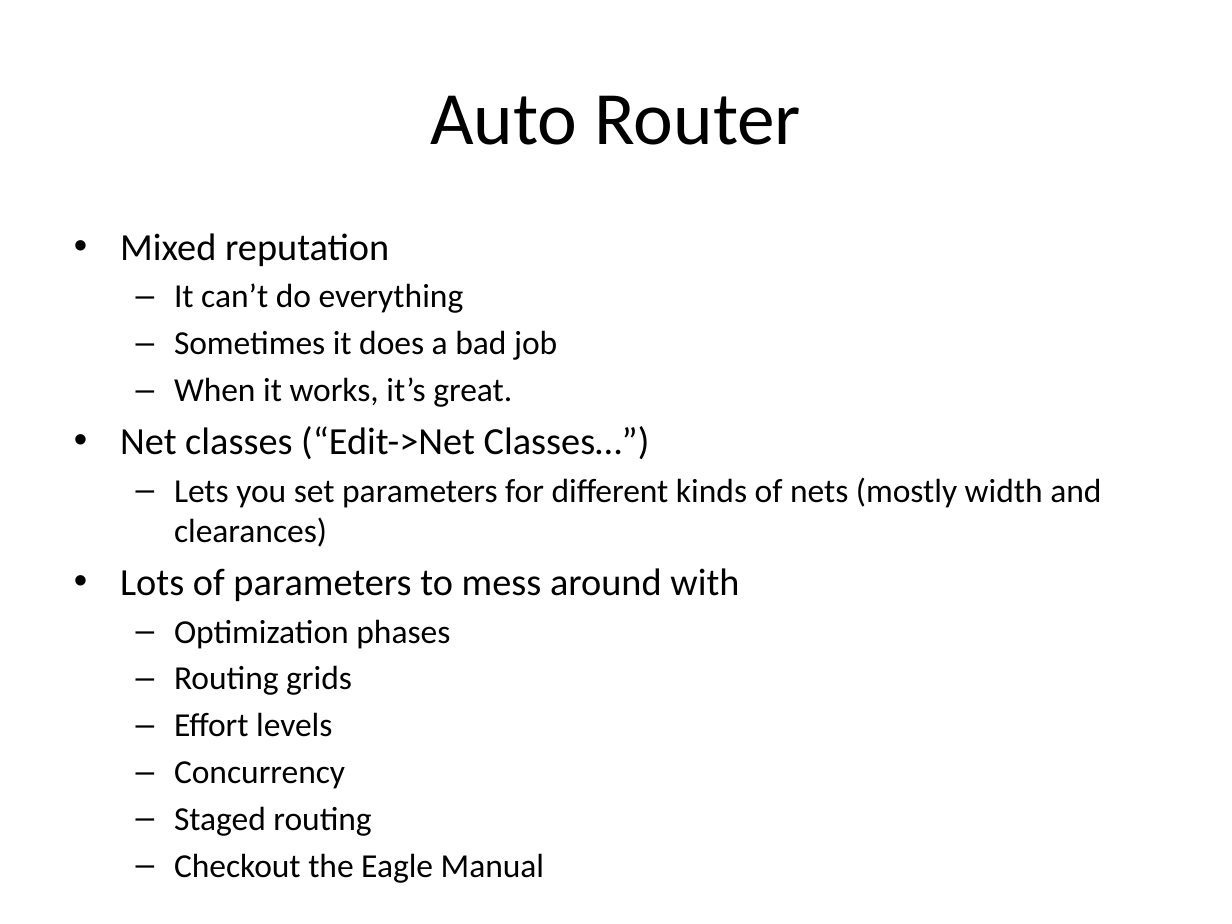
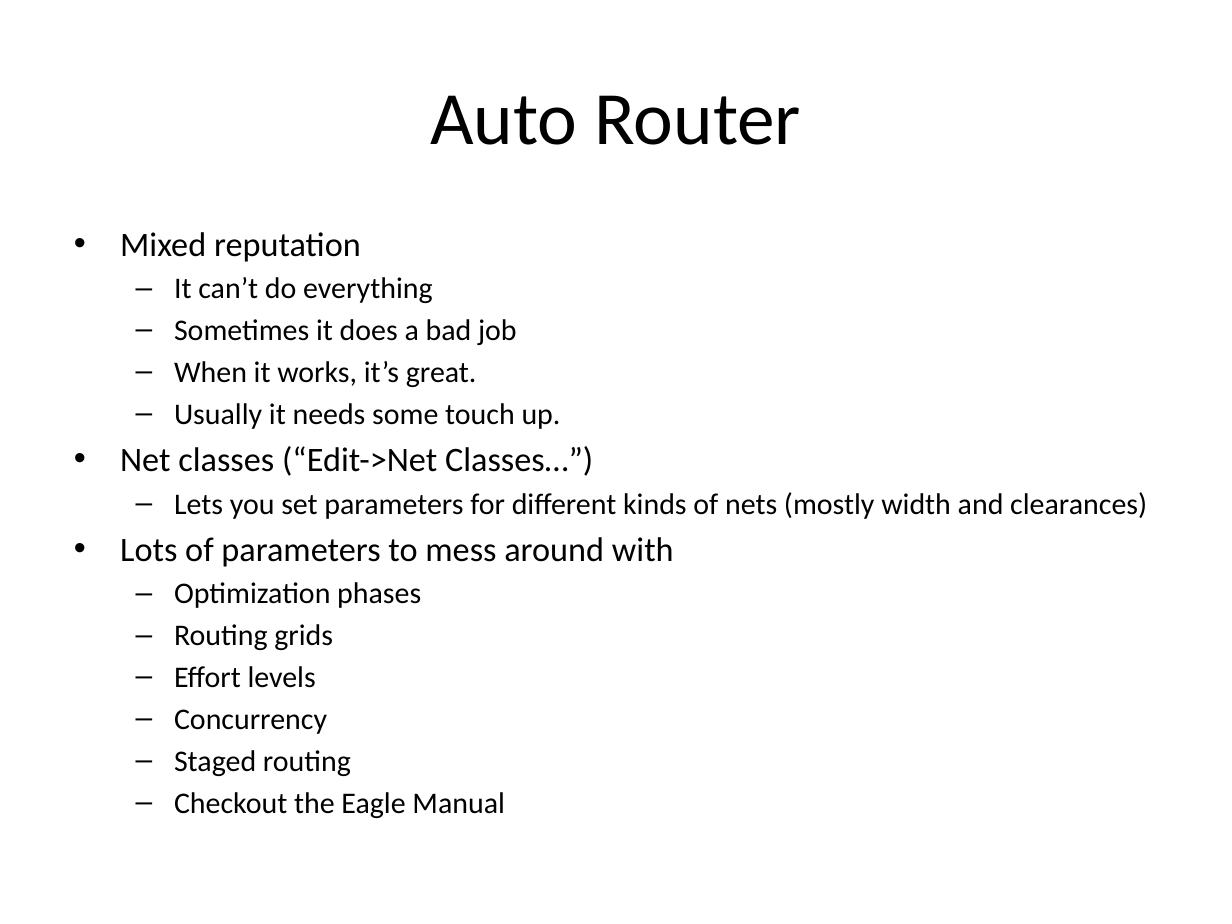
Before and after one commit to NVSL/QuadClass-Resources, a slide deck: slide 36 of Lecture Slides/Lab01-Eagle-Intro.pptx. Drawn at 1232x924 pixels with LibreOffice and Linux fonts; fonts in the diff are those of the drawing. Boxes give left, top, right and bottom in pixels: in the first picture for what was removed or moved away, otherwise in the second. Text is boxed around its words. In the diff, an @@ line names an element or a change of style, - is before the commit and + after.

```diff
--- a/Lecture Slides/Lab01-Eagle-Intro.pptx
+++ b/Lecture Slides/Lab01-Eagle-Intro.pptx
@@ text at (120, 232, 1147, 818): size 22.4 to 20 pt in "Mixed reputation", "Net classes (“Edit->Net Classes…”)", "Lots of parameters to mess around with"; size 19.6 to 17.5 pt in "It can’t do everything", "Sometimes it does a bad job", "When it works, it’s great.", "Lets you set parameters for different kinds ..." and 6 more places @@
@@ text at (174, 403, 561, 429): paragraph added @@
+  – Usually it needs some touch up.
```
Also in this commit, not shown: 15 other slides changed, 3 slides added, 6 other files.
